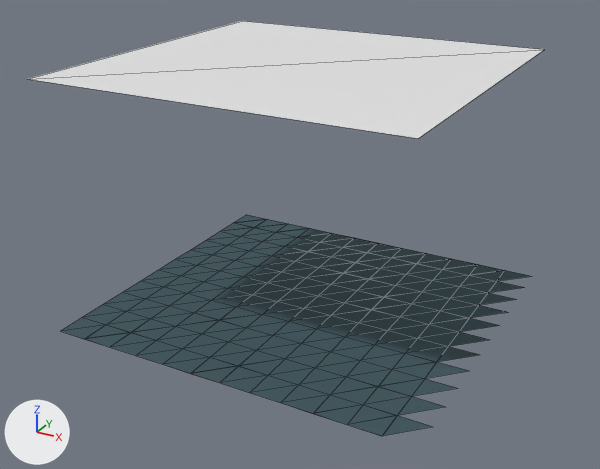
The glTF model eloria-assets/maps/continent-v2/boarsend/client/chunks/02_14/world.glb as it was, and as the next commit left it.
Camera for both pictures: a 50 mm lens placed at (-642.8, -457.7, 10.6), pointed at (-665.9, -415.7, -10.4). The axes (+X, +Y, +Z) are drawn at lower left. The lights are the same throughout. The first picture is the older version. Mesh edges are drawn as thin lines. Where no turn or scale is listed for an object, it has been applied to the vertices. Vertices at exactly the same position are counted once.

Names of what the first picture shows: 'AuthoredGround_boarsendBase_boarsend_02_14', 'Terrain_boarsend_02_14', 'Water_boarsend_02_14'.
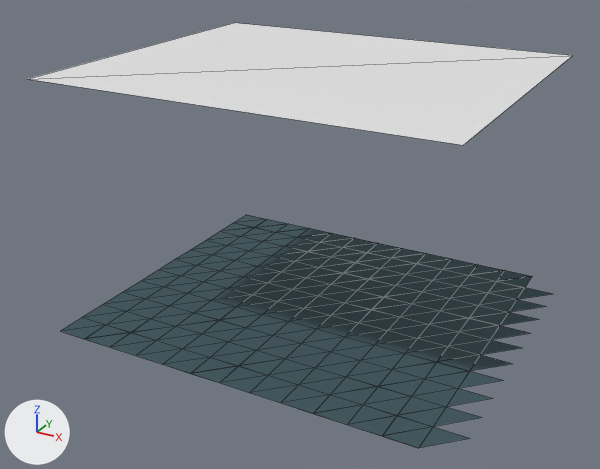
Scene script edits in JSON lines:
```json
{"block": "me_terrain_boarsend_02_14", "where": "# used by ob_terrain_boarsend_02_14; location = (-1007.0, 8226.0, 0.0)"}
{"op": "remove", "block": "me_terrain_boarsend_02_14", "code": "me_terrain_boarsend_02_14.from_pydata(...)  # 144 vertices, 242 faces; spans x 329.0..351.0, y -8651.0..-8629.0, z -16.0"}
{"op": "add", "block": "me_terrain_boarsend_02_14", "code": "me_terrain_boarsend_02_14.from_pydata(...)  # 156 vertices, 264 faces; spans x 329.0..353.0, y -8651.0..-8629.0, z -16.0"}
{"block": "me_terrain_boarsend_02_14", "change": "me_terrain_boarsend_02_14 part 1"}
{"block": "me_terrain_boarsend_02_14", "change": "12 new vertices lie (2.0, 0.0, 0.0) away from vertices in x 351.0, y -8651.0..-8629.0, z -16.0"}
{"block": "me_terrain_boarsend_02_14", "change": "22 new faces join them"}
{"block": "me_water_boarsend_02_14", "where": "# used by ob_water_boarsend_02_14; location = (-1007.0, 8226.0, 0.0)"}
{"op": "remove", "block": "me_water_boarsend_02_14", "code": "me_water_boarsend_02_14.from_pydata(...)  # 4 vertices, 2 faces; spans x 329.0..352.0, y -8651.0..-8629.0, z 0.0"}
{"op": "add", "block": "me_water_boarsend_02_14", "code": "me_water_boarsend_02_14.from_pydata(...)  # 4 vertices, 2 faces; spans x 329.0..354.0, y -8651.0..-8630.0, z 0.0"}
{"block": "me_water_boarsend_02_14", "change": "me_water_boarsend_02_14 part 2"}
{"op": "set", "path": "me_water_boarsend_02_14.vertices[1].co", "old": "(352.0, -8651.0, 0.0)", "new": "(354.0, -8651.0, 0.0)", "note": "pixel (418, 138) -> pixel (463, 145)"}
{"op": "set", "path": "me_water_boarsend_02_14.vertices[2].co", "old": "(352.0, -8629.0, 0.0)", "new": "(354.0, -8630.0, 0.0)", "note": "pixel (544, 49) -> pixel (572, 55)"}
{"op": "set", "path": "me_water_boarsend_02_14.vertices[3].co", "old": "(329.0, -8629.0, 0.0)", "new": "(329.0, -8630.0, 0.0)", "note": "pixel (241, 21) -> pixel (234, 22)"}
{"block": "me_authoredground_boarsendbase_boarsend_02_14", "where": "# used by ob_authoredground_boarsendbase_boarsend_02_14; location = (-1007.0, 8226.0, 0.0)"}
{"op": "remove", "block": "me_authoredground_boarsendbase_boarsend_02_14", "code": "me_authoredground_boarsendbase_boarsend_02_14.from_pydata(...)  # 155 vertices, 253 faces; spans x 329.0..353.0, y -8651.0..-8629.0, z -16.0"}
{"op": "add", "block": "me_authoredground_boarsendbase_boarsend_02_14", "code": "me_authoredground_boarsendbase_boarsend_02_14.from_pydata(...)  # 165 vertices, 262 faces; spans x 329.0..355.0, y -8651.0..-8629.0, z -16.0"}
{"block": "me_authoredground_boarsendbase_boarsend_02_14", "change": "me_authoredground_boarsendbase_boarsend_02_14 part 3"}
{"block": "me_authoredground_boarsendbase_boarsend_02_14", "change": "1 vertex is removed from x 329.0, y -8629.0, z -16.0"}
{"block": "me_authoredground_boarsendbase_boarsend_02_14", "change": "12 faces are deleted"}
{"block": "me_authoredground_boarsendbase_boarsend_02_14", "change": "11 new vertices lie (2.0, 0.0, 0.0) away from vertices in x 351.0..353.0, y -8651.0..-8631.0, z -16.0"}
{"block": "me_authoredground_boarsendbase_boarsend_02_14", "change": "21 new faces join them"}
```

Boxes (x1, y1, x2, y2) around the edits, measured in the pictures (600 x 469 px):
```json
{"object": "AuthoredGround_boarsendBase_boarsend_02_14", "change": "reshaped", "before": [61, 215, 530, 436], "after": [61, 219, 552, 448]}
{"object": "Water_boarsend_02_14", "change": "reshaped", "before": [29, 21, 543, 138], "after": [29, 23, 573, 145]}
{"object": "Terrain_boarsend_02_14", "change": "reshaped", "before": [98, 343, 347, 425], "after": [98, 215, 530, 441]}
{"part": 1, "of": "me_terrain_boarsend_02_14", "change": "added", "after": [383, 271, 530, 441]}
{"part": 3, "of": "me_authoredground_boarsendbase_boarsend_02_14", "change": "built on", "before": [234, 215, 530, 281], "after": [384, 276, 552, 448]}
```
